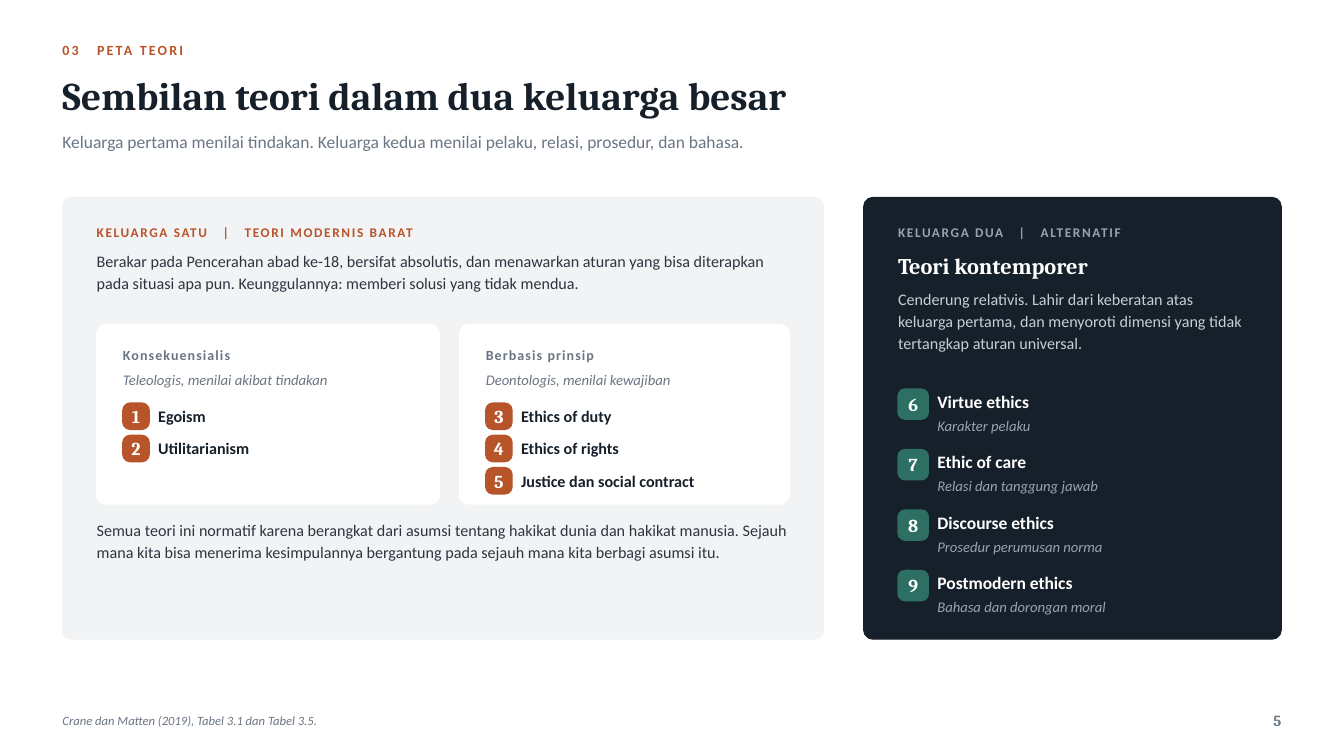
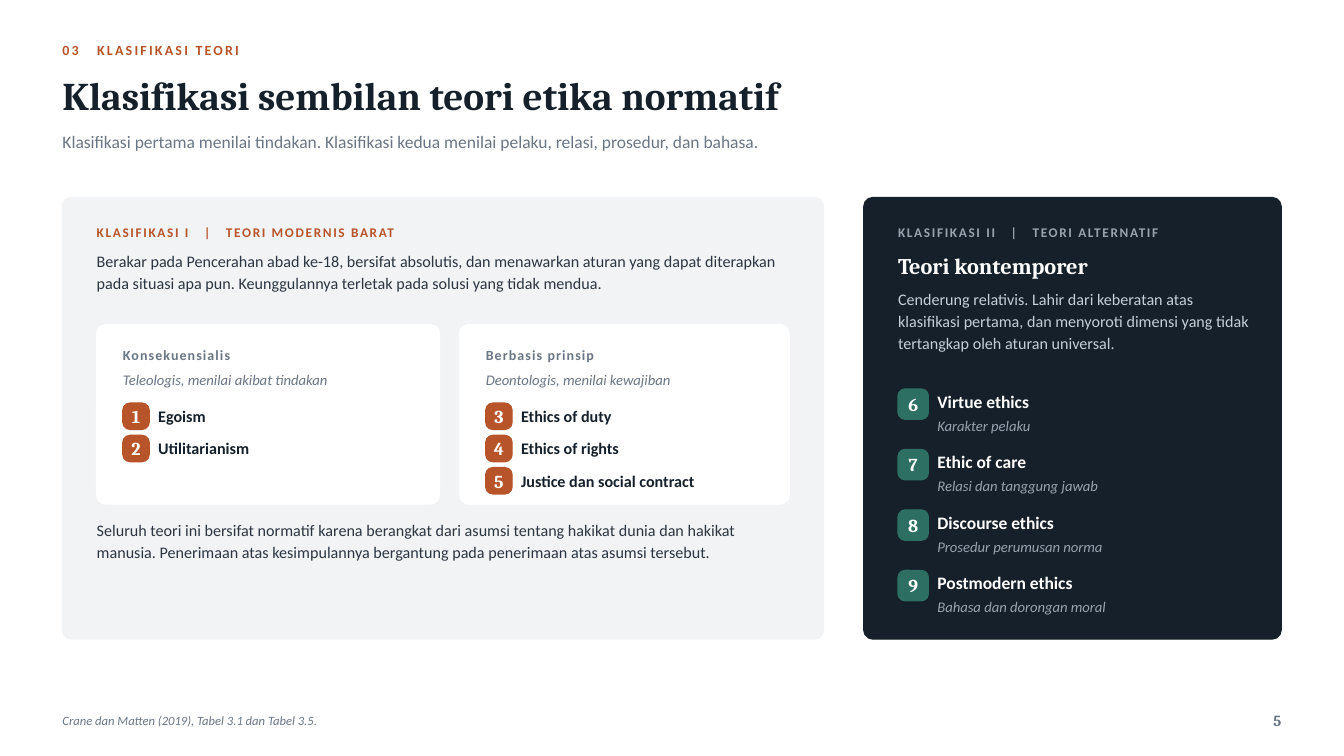
Before and after one commit to aslihabnuri/Dom-Manipulation, a slide deck: slide 5 of business-ethics/Evaluating-Business-Ethics-Hilirisasi-Nikel.pptx. Drawn at 1344x756 pixels with LibreOffice and Linux fonts; fonts in the diff are those of the drawing. Boxes give left, top, right and bottom in pixels: in the first picture for what was removed or moved away, otherwise in the second. Text is boxed around its words. In the diff, an @@ line names an element or a change of style, - is before the commit and + after.

```diff
--- a/business-ethics/Evaluating-Business-Ethics-Hilirisasi-Nikel.pptx
+++ b/business-ethics/Evaluating-Business-Ethics-Hilirisasi-Nikel.pptx
@@ text at (62,46,239,55): text changed @@
-03 PETA TEORI
+03 KLASIFIKASI TEORI
@@ text at (62,82,778,111): text changed @@
-Sembilan teori dalam dua keluarga besar
+Klasifikasi sembilan teori etika normatif
@@ text at (62,136,759,151): text changed @@
-Keluarga pertama menilai tindakan. Keluarga kedua menilai pelaku, relasi, prosedur, dan bahasa.
+Klasifikasi pertama menilai tindakan. Klasifikasi kedua menilai pelaku, relasi, prosedur, dan bahasa.
@@ text at (97,228,189,237): text changed @@
-KELUARGA SATU | TEORI MODERNIS BARAT
+KLASIFIKASI I | TEORI MODERNIS BARAT
@@ text at (898,228,995,237): text changed @@
-KELUARGA DUA | ALTERNATIF
+KLASIFIKASI II | TEORI ALTERNATIF
@@ text at (97,256,775,292): text changed @@
-Berakar pada Pencerahan abad ke-18, bersifat absolutis, dan menawarkan aturan yang bisa diterapkan pada situasi apa pun. Keunggulannya: memberi solusi yang tidak mendua.
+Berakar pada Pencerahan abad ke-18, bersifat absolutis, dan menawarkan aturan yang dapat diterapkan pada situasi apa pun. Keunggulannya terletak pada solusi yang tidak mendua.
@@ text at (898,294,1248,352): text changed @@
-Cenderung relativis. Lahir dari keberatan atas keluarga pertama, dan menyoroti dimensi yang tidak tertangkap aturan universal.
+Cenderung relativis. Lahir dari keberatan atas klasifikasi pertama, dan menyoroti dimensi yang tidak tertangkap oleh aturan universal.
@@ text at (97,525,735,561): text changed @@
-Semua teori ini normatif karena berangkat dari asumsi tentang hakikat dunia dan hakikat manusia. Sejauh mana kita bisa menerima kesimpulannya bergantung pada sejauh mana kita berbagi asumsi itu.
+Seluruh teori ini bersifat normatif karena berangkat dari asumsi tentang hakikat dunia dan hakikat manusia. Penerimaan atas kesimpulannya bergantung pada penerimaan atas asumsi tersebut.
```
Also in this commit, not shown: 19 other slides changed, 1 other file.
